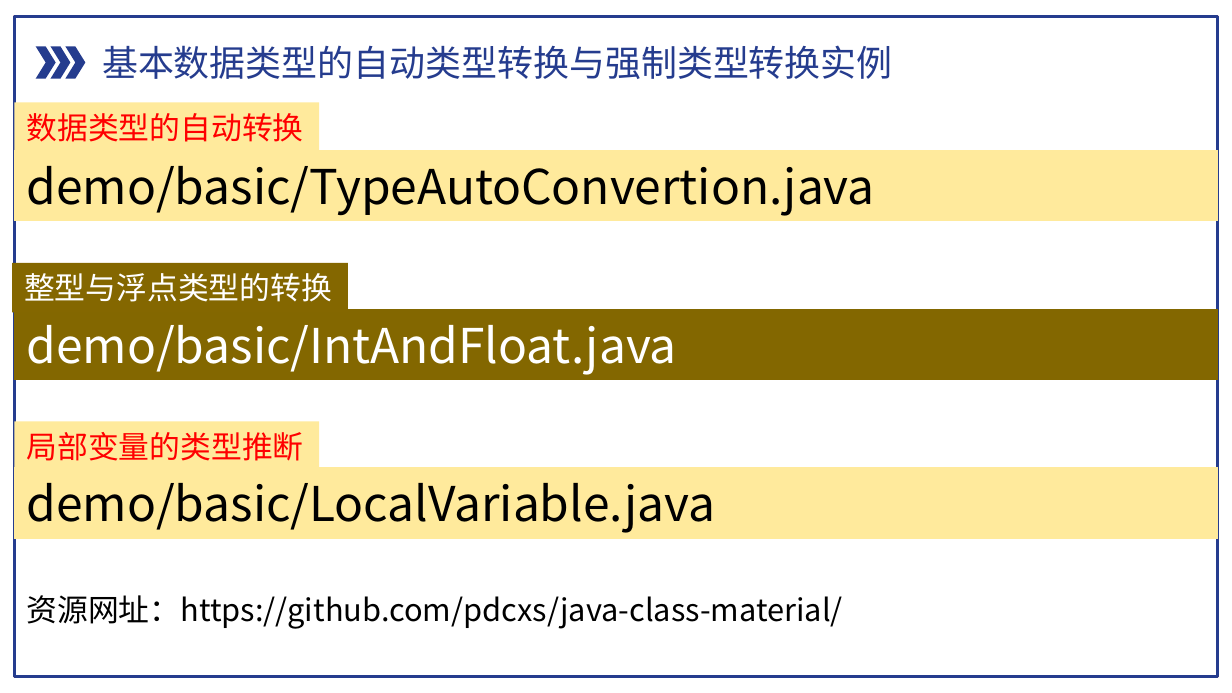
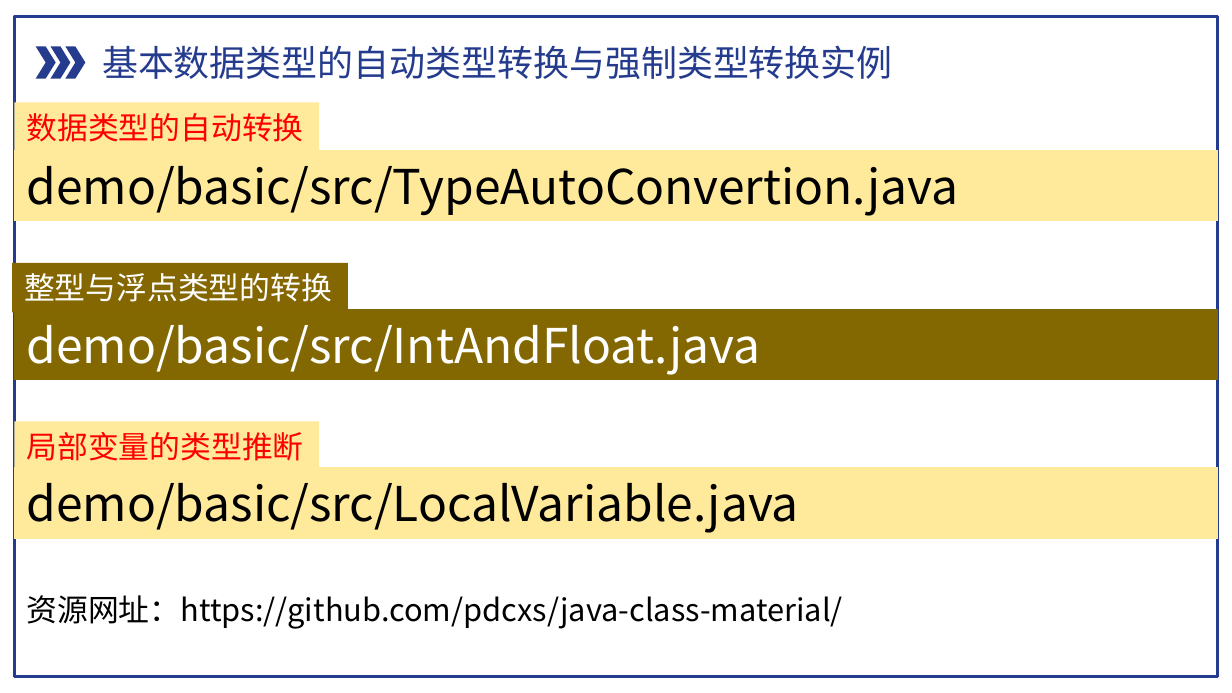
Before and after one commit to pdcxs/java-class-material, a slide deck: slide 18 of slides/02-Java语言基础.pptx. Drawn at 1232x693 pixels with LibreOffice and Linux fonts; fonts in the diff are those of the drawing. Boxes give left, top, right and bottom in pixels: in the first picture for what was removed or moved away, otherwise in the second. Text is boxed around its words. In the diff, an @@ line names an element or a change of style, - is before the commit and + after.

```diff
--- a/slides/02-Java语言基础.pptx
+++ b/slides/02-Java语言基础.pptx
@@ text in rectangle at [27,166,959,216]: text changed @@
-demo/basic/TypeAutoConvertion.java
+demo/basic/src/TypeAutoConvertion.java
@@ text in rectangle at [27,325,761,375]: text changed @@
-demo/basic/IntAndFloat.java
+demo/basic/src/IntAndFloat.java
@@ text in rectangle at [27,483,799,533]: text changed @@
-demo/basic/LocalVariable.java
+demo/basic/src/LocalVariable.java
```
Also in this commit, not shown: 4 other slides changed, 23 other files.
